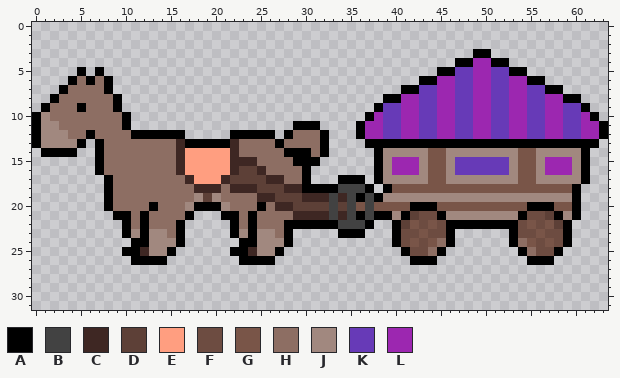
Two states of a pixel-art sprite, assets/trailer_walk_left_3.png. The first picture shows the starting point.
The file is 192x96 pixels, drawn in blocks of 3x3; one block is one cell here.
Palette (. is transparent): A #000000  B #424242  C #3e2723  D #5d4037  E #ff9e80  F #6d4c41  G #795548  H #8d6e63  J #a1887f  K #673ab7  L #9c27b0
Pixels before, first column x 0:
 3 .................................................AA.............
 4 ...............................................AALLAA...........
 5 .....A.A.....................................AAKKLLKKAA.........
 6 ....AHAHA..................................AALLKKLLKKLLAA.......
 7 ...AHHHHA................................AAKKLLKKLLKKLLKKAA.....
 8 ..AHHHHHHA.............................AALLKKLLKKLLKKLLKKLLAA...
 9 .AHHHAHHHA............................AKKLLKKLLKKLLKKLLKKLLKKA..
10 AJHHHHHHHHA..........................ALKKLLKKLLKKLLKKLLKKLLKKLA.
11 AJJHHHHHHHA..................AAA....ALLKKLLKKLLKKLLKKLLKKLLKKLLA
12 AJJJHHAHHHHAAAAAA.....AAAAA.AHHHA...ALLKKLLKKLLKKLLKKLLKKLLKKLLA
13 AJJJJA.AHHHHHHHHCAAAAACHHHHAHHHHA....AAAAAAAAAAAAAAAAAAAAAAAAAA.
14 .AAAA..AHHHHHHHHCEEEEECHHHHHAAAHA.....AJJJJJGGJJJJJJJJGGJJJJJA..
15 .......AHHHHHHHHCEEEEECCCHHHHAAA......AJLLLJGGJKKKKKKJGGJLLLJA..
16 .......AHHHHHHHHCEEEEECDDCHHHHA.......AJLLLJGGJKKKKKKJGGJLLLJA..
17 ........AHHHHHHHHCEEECDDDDCCHHA...AAA.AJJJJJGGJJJJJJJJGGJJJJJA..
18 ........AHHHHHHHHHCCCHCCCDDDCCAAAABBBA.AGGGGGGGGGGGGGGGGGGGGA...
19 ........AHHHHHHHHHJDJHHHHCCDDDCCCBCBABAJJJJJJJJJJJJJJJJJJJJJA...
20 ........AHHHHAHHHJAAAJHHHAHCCDDDDBDBGBGGGGAAAGGGGGGGGGGAAAGGA...
21 .........AAHAHHHHA...AAHAHHHHCCCCBCBABAAJADFFAJJJJJJJJAFFDAJA...
22 ..........AHAHHHA.....AHAHHHAAAAAABBBA..ADGFGFAAAAAAAAFGFGDA....
23 ..........AJAJJHA.....AJAJJHA.....AAA...AFFGFFA......AFFGFFA....
24 ...........AAJJJA......AAJJJA...........AFGFGHA......AHGFGFA....
25 ..........AACJJA......AACJJA.............AFFHA........AHFFA.....
26 ...........AAAA........AAAA...............AAA..........AAA......
Once edited:
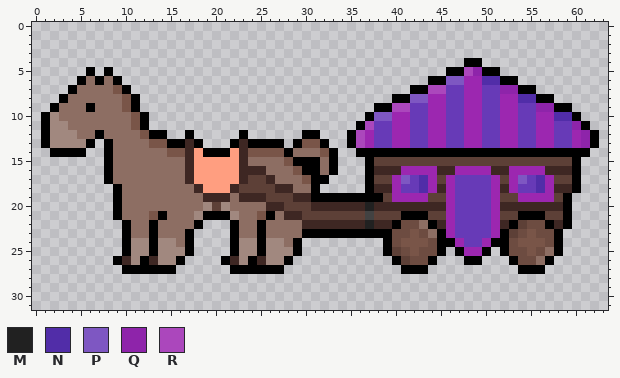
Colours new in this view: M #212121  N #512da8  P #7e57c2  Q #8e24aa  R #ab47bc
The exact change:
Changed rows in their new state; - is an unchanged pixel.
first column x 0:
 3 -------------------------------------------------..-------------
 4 -----------------------------------------------.-A...-----------
 5 -----.A.A------------------------------------.-ARQAA...---------
 6 ----.AHAHA---------------------------------.-APPL-NNAA...-------
 7 ---.A---HGA------------------------------.-ARRK-L-K-QQAA...-----
 8 --.A-----HGA---------------------------.-APPL-K-L-K-L-NNAA...---
 9 -.A--HA--HGA---------------------------ARRK-L-K-L-K-L-K-QQAA..--
10 .AJ-------HGA-------------------------PPL-K-L-K-L-K-L-K-L-NNA..-
11 .A-J------HGA----------------...-----RK-L-K-L-K-L-K-L-K-L-K-QA..
12 .A--J-HA---HG--..A----.-...-..AA.--AR-K-L-K-L-K-L-K-L-K-L-K-LQA.
13 .A---JA.A----GGAAC-...ACAAA-.AGG---ARLKKLLKKLLKKLLKKLLKKLLKKLQ--
14 -.---A-.A------GGC-AAAECGGGG-HH-GA--AA-AAAAAAAAAAAAAAAAAAAAAA---
15 -------.A-------HC----E-H---G---HA---ADDDDDDDDDDDDDDDDDDDDDDA.--
16 -------.A-------HC----ECC----G-AHA---ACCC--LLCCLLLLCCLLLLCCCA.--
17 ---------------------EEC---H--GAA-...ADDLPKNLDLKKKKLDLPKNLDDA.--
18 --------.A---------EEE-DD--C-HH-.....-CCLKKNLCLKKKKLCLKKNLCC----
19 --------.A--------HCCC-CC-D--C-AAAAA-A-DLLLLDDLKKKKLDDLLLLDA.---
20 --------.A---H---HHJD----HC-D--CCCCCCMCCCCCCCCLKKKKLCCCCCCCA.---
21 ----------H-HGA--HJAA-J-HGA-C-DDDDDDD-DDD-AADDLKKKKLDD-AA-DA.---
22 ------------HA--HHA-----HA--HHCCCCCCCMCC-FFHACLKKKKLC-DF-AC-----
23 -----------HHAH-HA-----HHAH-HHAAAA---AAAF-GFHALKKKKLAD-GF-A.----
24 ----------AJJA--HA----AJJA--HA---------AFG-GFA-LKKLAAFG-GFA.----
25 -----------JJA-JJA-----JJA-JJA---------ADFG-F--ALLA-AFFG-H------
26 ---------ACJ-CJJA----ACJ-CJJA-----------ADFF----AA---AFFH-------
27 ----------AAAAAA------AAAAAA-------------AAA----------AAA-------
Pixel boxes of the changes (left, top, right, bottom) in both pictures:
changed: (32, 49, 608, 274)
